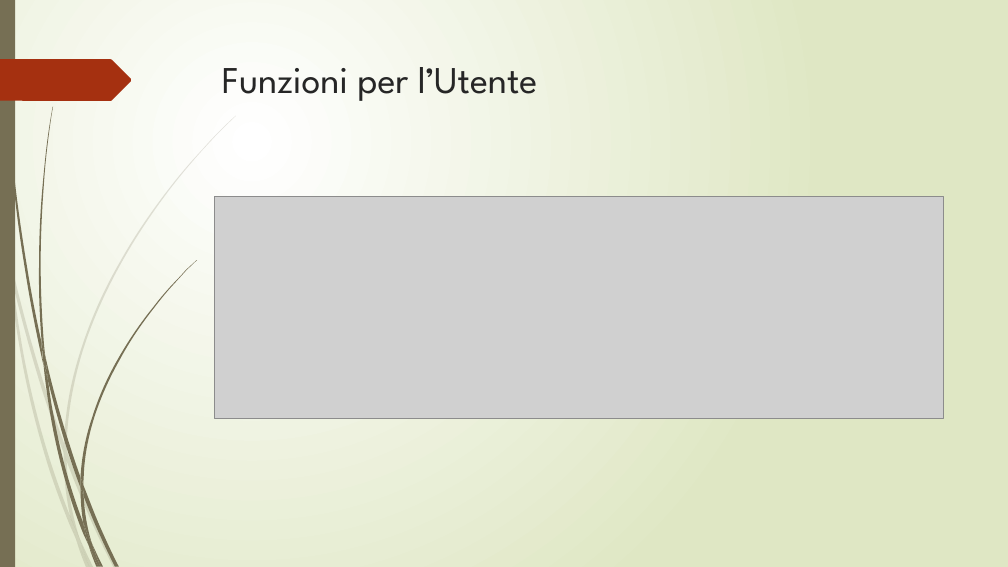
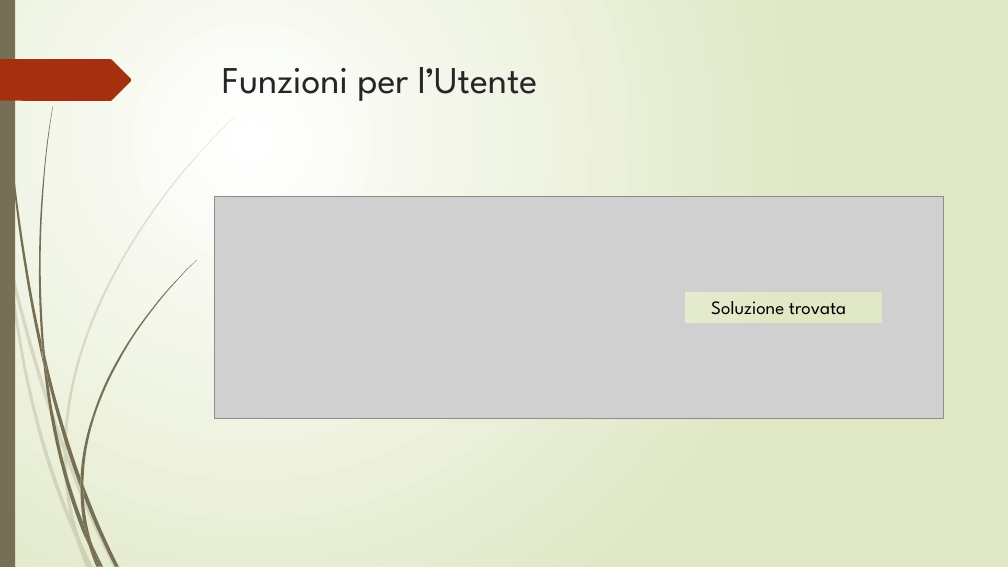
Before and after one commit to lpleo/Ingegneria_Software_2014, a slide deck: slide 28 of Slide/slide_FINALI.pptx. Drawn at 1008x567 pixels with LibreOffice and Linux fonts; fonts in the diff are those of the drawing; grey boxes stand for pictures. Boxes give left, top, right and bottom in pixels: in the first picture for what was removed or moved away, otherwise in the second. Text is boxed around its words. In the diff, an @@ line names an element or a change of style, - is before the commit and + after.

```diff
--- a/Slide/slide_FINALI.pptx
+++ b/Slide/slide_FINALI.pptx
@@ rectangle added at bbox=[685, 293, 882, 323], fill gradient #FFFFFF to #DFE8C4, 18 pt, text #000000 @@
+Soluzione trovata
```
Also in this commit, not shown: 4 other slides changed, 3 slides removed, 7 other files.
